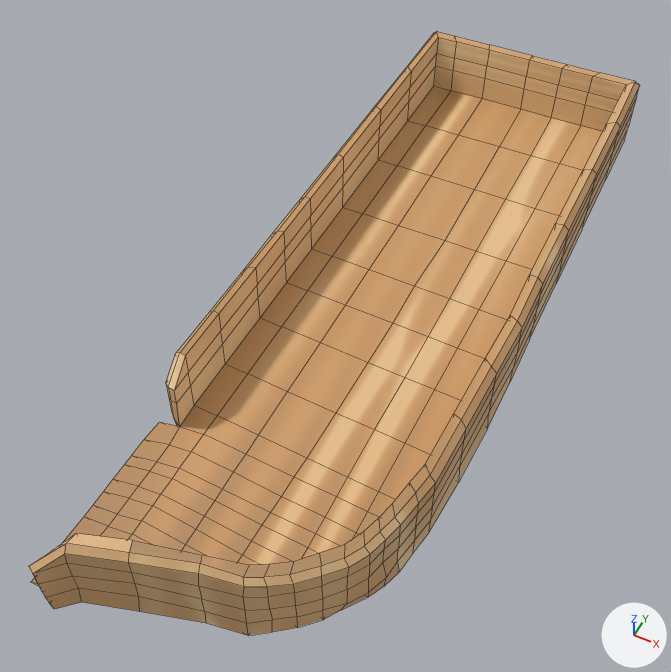
A saved change to the FBX model Assets/Models/Collection Room/Fountain_new.fbx.
Both versions are drawn from a camera (50 mm lens) standing at (-0.355, -1.259, 4.797) and looking at (-1.017, 0.066, 3.142). Lighting does not change. The marker at lower right points along +X, +Y and +Z. Mesh edges are drawn as thin lines. Where no turn or scale is listed for an object, it has been applied to the vertices.
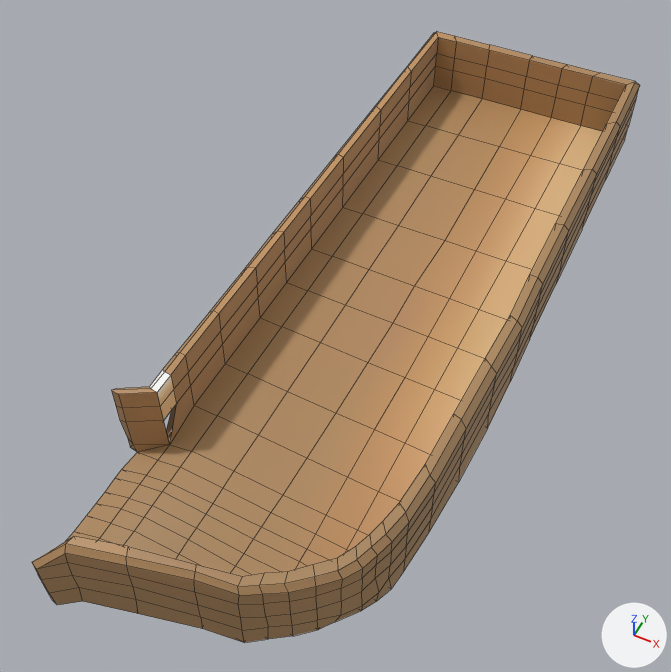
Commit message: updated fountain

Changed parts and their boxes [x1, y1, x2, y2] in the pictures (671 x 672 px; the box of a moved part takes in the faces that stretch with it):
```json
{"object": "pCube5", "change": "reshaped", "before": [29, 32, 640, 636], "after": [32, 32, 640, 643]}
{"part": 1, "of": "me_mesh", "change": "moved or reshaped", "before": [29, 353, 436, 636], "after": [32, 353, 436, 643]}
{"part": 2, "of": "me_mesh", "change": "surface changed", "before": [130, 32, 640, 553], "after": [130, 32, 640, 553], "on screen": "orange to brown"}
```

Edits to the scene script, one JSON object a line:
```json
{"block": "me_mesh", "where": "# used by ob_pcube5; location = (-0.957, 0.209, 3.265)"}
{"op": "remove", "block": "me_mesh", "code": "me_mesh.from_pydata(...)  # 559 vertices, 562 faces; spans x -0.32..0.36, y -1.0..0.96, z -0.15..0.06"}
{"op": "add", "block": "me_mesh", "code": "me_mesh.from_pydata(...)  # 581 vertices, 583 faces; spans x -0.33..0.36, y -0.99..0.96, z -0.16..0.06"}
{"block": "me_mesh", "change": "me_mesh part 1"}
{"block": "me_mesh", "change": "29 vertices are removed from x -0.32..0.32, y -0.97..-0.52, z -0.15..0.0"}
{"block": "me_mesh", "change": "111 faces are deleted"}
{"block": "me_mesh", "change": "31 vertices in x -0.31..0.24, y -0.88..-0.76, z -0.15..0.06 move by (0.0, -0.02, 0.0)"}
{"block": "me_mesh", "change": "31 vertices in x -0.31..0.19, y -0.91..-0.66, z -0.15..0.05 move by (0.0, -0.01, 0.0)"}
{"block": "me_mesh", "change": "21 vertices in x -0.1..0.33, y -0.67..-0.55, z -0.15..0.05 move by (0.0, -0.04, 0.0)"}
{"block": "me_mesh", "change": "19 vertices in x -0.26..0.21, y -1.0..-0.72, z -0.15..0.0 move by (0.0, 0.01, 0.0)"}
{"block": "me_mesh", "change": "14 vertices in x 0.11..0.29, y -0.83..-0.67, z -0.15..0.05 move by (0.0, -0.03, 0.0)"}
{"block": "me_mesh", "change": "6 vertices in x 0.04..0.33, y -0.57..-0.54, z -0.11..0.05 move by (0.0, -0.05, 0.0)"}
{"block": "me_mesh", "change": "39 vertices move from x -0.31..0.31, y -1.0..-0.53, z -0.15..0.05 to x -0.31..0.32, y -0.99..-0.57, z -0.16..0.05"}
{"block": "me_mesh", "change": "46 vertices are added at x -0.33..0.27, y -0.93..-0.52, z -0.15..0.05"}
{"block": "me_mesh", "change": "5 new vertices lie (0.0, 0.05, 0.0) away from vertices in x -0.31..-0.1, y -0.93..-0.66, z -0.15"}
{"block": "me_mesh", "change": "132 new faces join them"}
{"block": "me_mesh", "change": "me_mesh part 2: 451 kept faces spanning x -0.31..0.36, y -0.99..0.96, z -0.16..0.06 get new texture (UV) coordinates"}
```
